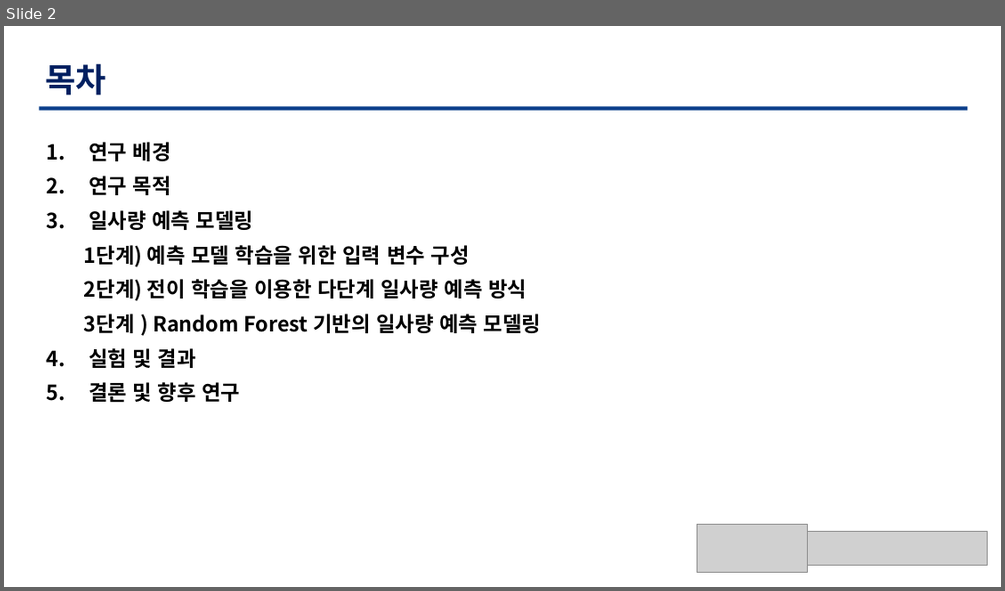
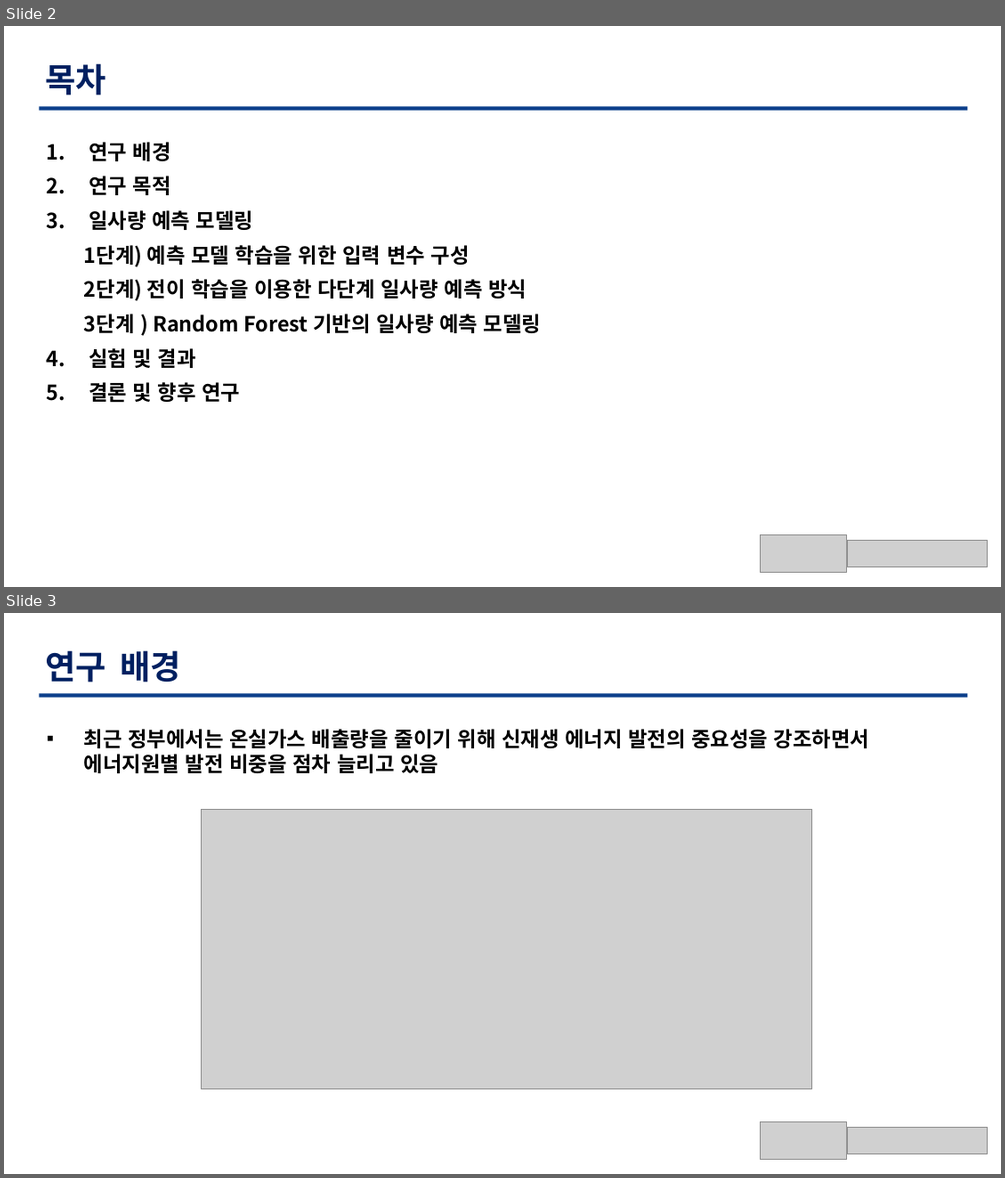
Before and after one commit to TaegyuHan/Solar_radiation_prediction_model, a slide deck: KICS_PT/[KICS] 모델 poster.pptx. Shown one above the other, each under a label of ours: slide 2 before the commit, slides 2 and 3 after it. The pictures are 1005x591 and 1005x1178 pixels, drawn with LibreOffice and Linux fonts; fonts in the diff are those of the drawing; grey boxes stand for pictures. Boxes give left, top, right and bottom in pixels: in the first picture for what was removed or moved away, otherwise in the second. Text is boxed around its words. In the diff, an @@ line names an element or a change of style, - is before the commit and + after.

Commit message:
연구배경

```diff
--- a/KICS_PT/[KICS] 모델 poster.pptx
+++ b/KICS_PT/[KICS] 모델 poster.pptx
@@ slide 3 added at (4, 613, 1001, 1174), background #FFFFFF @@
@@ text added at (45, 650, 180, 682), 32 pt, text #001F60, bold @@
+연구 배경
@@ freeform shape added at (39, 694, 968, 698), fill #0C3F8B @@
@@ text added at (84, 729, 869, 773), 20 pt, text #000000, bold @@
+▪ 최근 정부에서는 온실가스 배출량을 줄이기 위해 신재생 에너지 발전의 중요성을 강조하면서 에너지원별 발전 비중을 점차 늘리고 있음
@@ picture added at (202, 809, 812, 1088) @@
@@ picture added at (760, 1121, 848, 1159) @@
@@ picture added at (847, 1127, 987, 1153) @@
@@ slide 2 changed as well @@
@@ picture: place and size @@
-picture at (697, 524, 808, 572)
+picture at (760, 534, 848, 572)
@@ picture: place and size @@
-picture at (808, 531, 988, 565)
+picture at (847, 540, 987, 566)
```
Also in this commit, not shown: 11 other slides changed, 2 other slides added, 2 slides removed.
